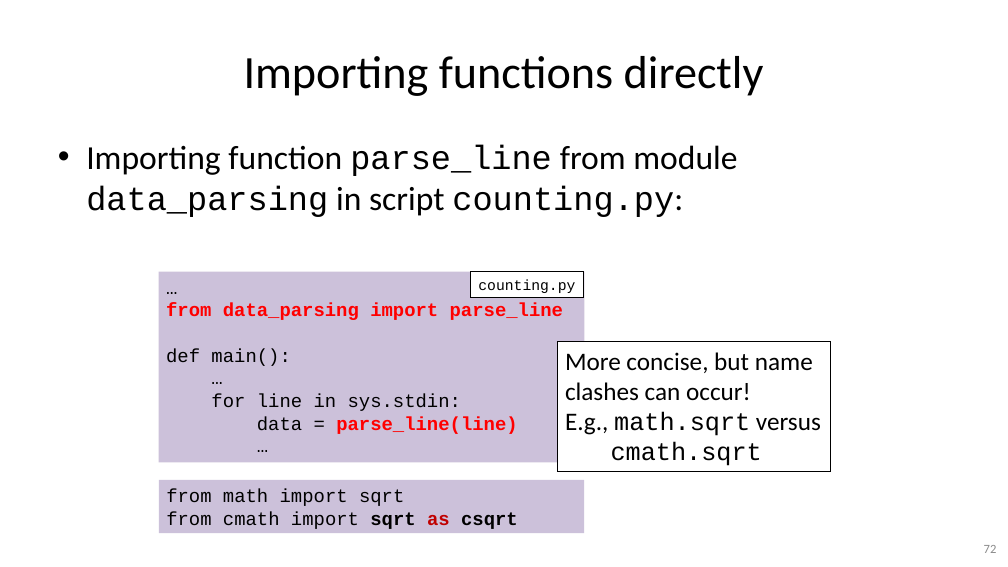
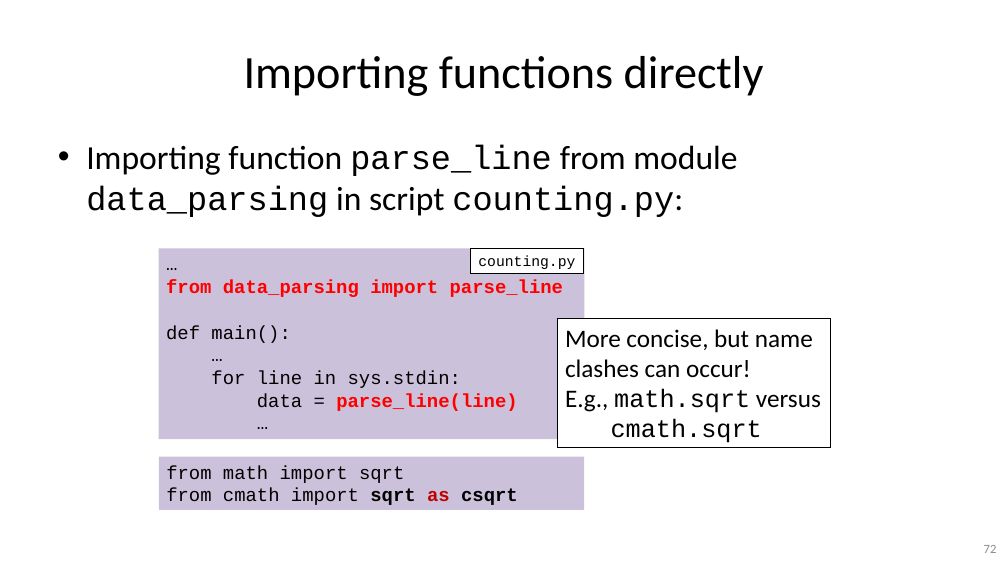
Before and after one commit to gjbex/Python-for-programmers, a slide deck: slide 72 of python_for_programmers.pptx. Drawn at 1008x567 pixels with LibreOffice and Linux fonts; fonts in the diff are those of the drawing. Boxes give left, top, right and bottom in pixels: in the first picture for what was removed or moved away, otherwise in the second. Text is boxed around its words. In the diff, an @@ line names an element or a change of style, - is before the commit and + after.

```diff
--- a/python_for_programmers.pptx
+++ b/python_for_programmers.pptx
@@ rectangle "…": place and size @@
-rectangle "…" at (159,271,585,462)
+rectangle "…" at (159,249,585,439)
@@ rectangle "counting.py": place and size @@
-rectangle "counting.py" at (471,271,584,297)
+rectangle "counting.py" at (471,249,584,274)
@@ rectangle "More concise, but name clashes ...": place and size @@
-rectangle "More concise, but name clashes ..." at (558,341,832,471)
+rectangle "More concise, but name clashes ..." at (558,318,832,448)
@@ rectangle "from math import sqrt": place and size @@
-rectangle "from math import sqrt" at (159,480,585,534)
+rectangle "from math import sqrt" at (159,457,585,510)
```
Also in this commit, not shown: 18 other slides changed.
